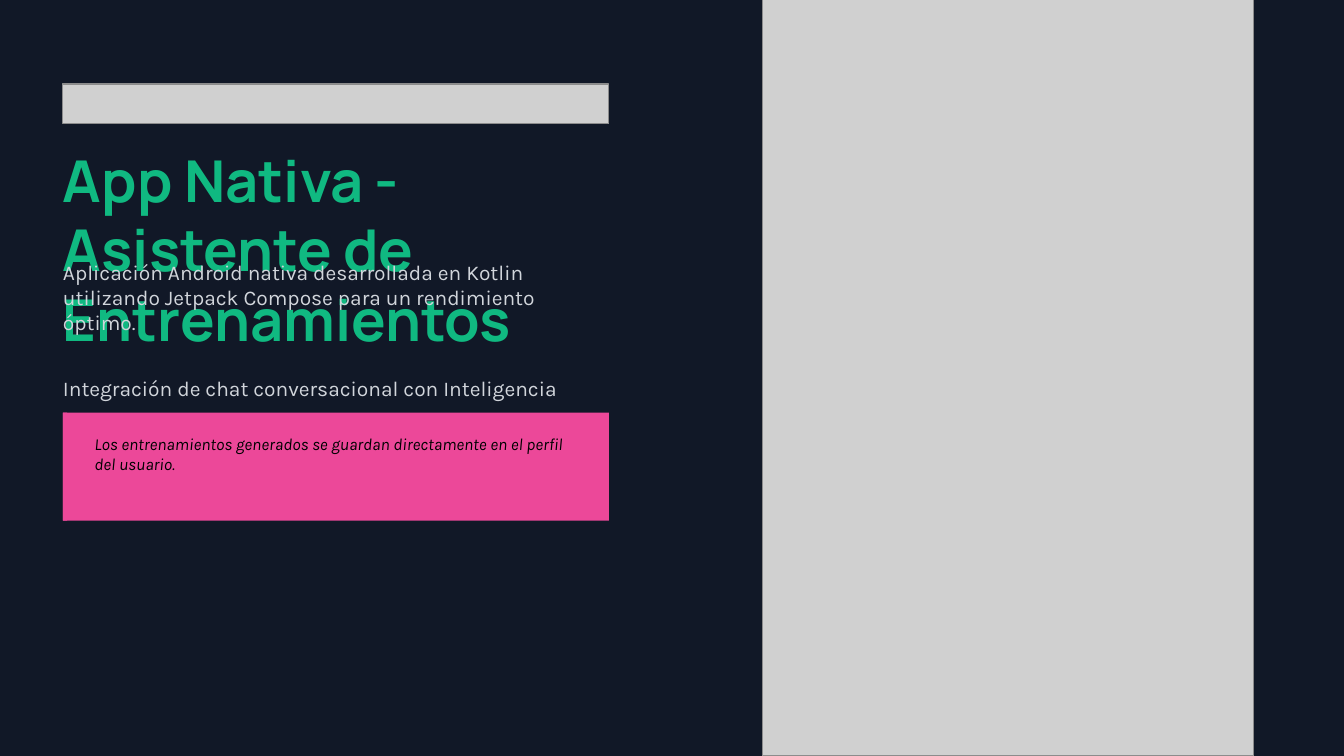
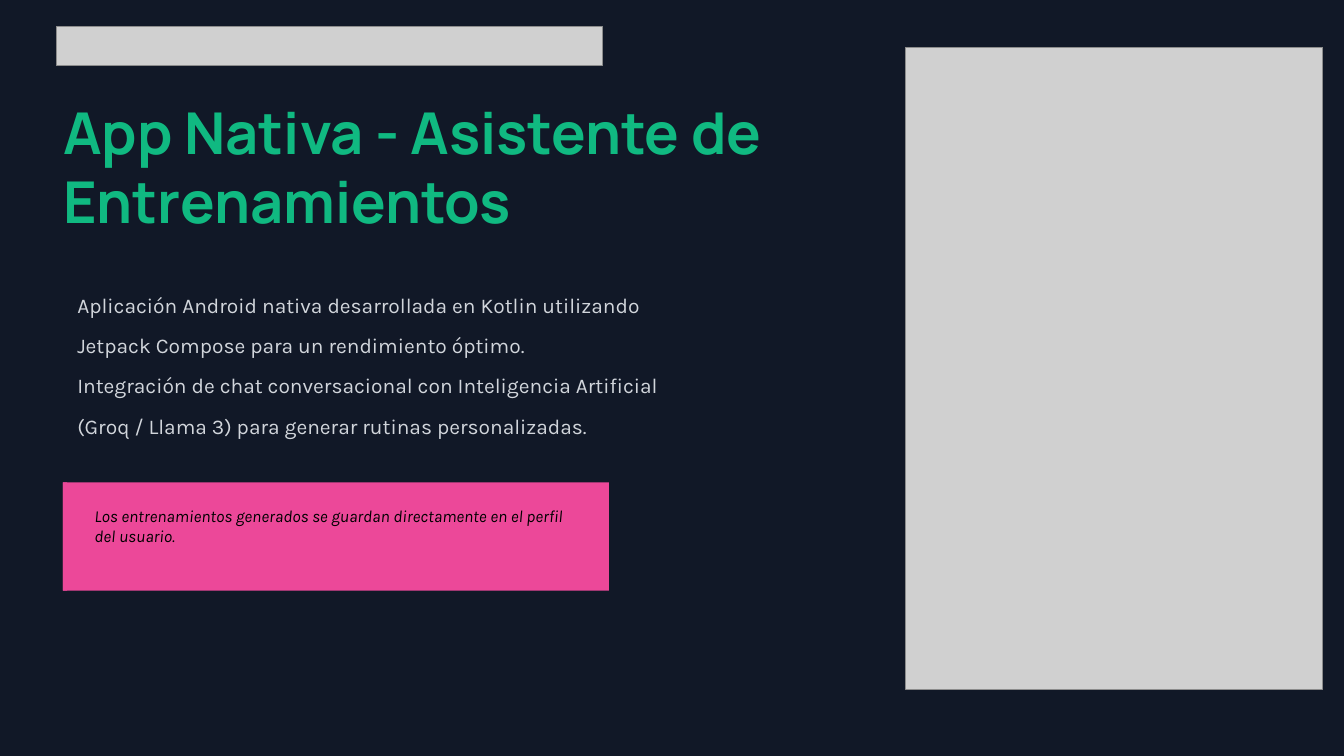
Before and after one commit to Mariogarluu/Meta_Force_Expo, a slide deck: slide 11 of Meta-Force Presentation.pptx. Drawn at 1344x756 pixels with LibreOffice and Linux fonts; fonts in the diff are those of the drawing; grey boxes stand for pictures; background and template pictures are left out. Boxes give left, top, right and bottom in pixels: in the first picture for what was removed or moved away, otherwise in the second. Text is boxed around its words. In the diff, an @@ line names an element or a change of style, - is before the commit and + after.

```diff
--- a/Meta-Force Presentation.pptx
+++ b/Meta-Force Presentation.pptx
@@ picture moved from (x1=63, y1=84, x2=609, y2=124) to (x1=56, y1=26, x2=603, y2=67) @@
@@ picture resized from (x1=762, y1=0, x2=1254, y2=756) to (x1=905, y1=47, x2=1323, y2=690) @@
@@ text "App Nativa - Asistente de ..." rewrapped from (x1=63, y1=160, x2=511, y2=342) to (x1=63, y1=112, x2=761, y2=224) @@
@@ text "Aplicación Android nativa desarrollada en ..." rewrapped from (x1=63, y1=261, x2=556, y2=470) to (x1=77, y1=297, x2=658, y2=439) @@
@@ rectangle moved from (x1=63, y1=412, x2=609, y2=520) to (x1=63, y1=483, x2=609, y2=591) @@
@@ rectangle moved from (x1=63, y1=412, x2=67, y2=520) to (x1=63, y1=483, x2=67, y2=591) @@
@@ text "Los entrenamientos generados se guardan ..." moved from (x1=94, y1=438, x2=562, y2=470) to (x1=94, y1=510, x2=562, y2=542) @@
```
Also in this commit, not shown: 3 other slides changed.
